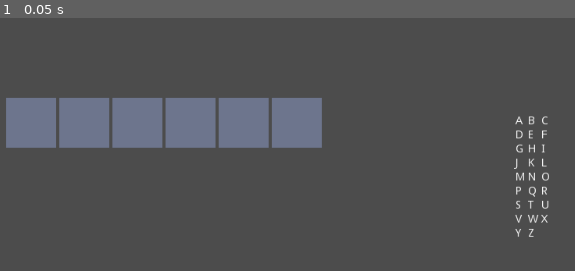
Above: before the commit, frame 1.
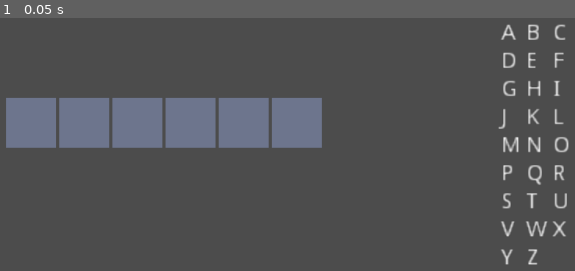
Above: after the commit, the same moment.

Repository: sugarvoid/spelling-spree
Game: Godot game, scene res://game/game.tscn
Two runs of this game, one before a commit and one after it. Both use one fixed random seed, a clock stepped at 60 frames per second and the inputs below. The project has no main scene, so this scene is started directly.
Inputs:
- Up to frame 1 (0.05 s): no input

The runs differ from the first frame. In frame 1, 2.3% of the frame differs, in the area x 86-99%, y 2-98%.

Commit message:
Allow game to notice when word is completed

Diff:
--- a/game/game.gd
+++ b/game/game.gd
@@ -27,12 +27,12 @@
 func _connect_signals() -> void:
 	input_checker.connect("letter_pressed", self, "_on_letter_pressed")
 	word_display.connect("after_checking", self.letter_bank, "update_letters")
+	word_display.connect("on_completion", self, "_end_round")
 
 
 
 func _on_letter_pressed(letter: String) -> void:
 	# Check if word display has letter
-	print(letter)
 	self.word_display.check_for_letter(letter)
 	####self.letter_bank.update_letters(letter, true)
 
@@ -51,3 +51,7 @@
 
 func _update_letter_bank() -> void:
 	pass
+
+func _end_round() -> void:
+	pass
+	print("start next round")
--- a/game/game.tscn
+++ b/game/game.tscn
@@ -24,7 +24,8 @@
 script = ExtResource( 4 )
 
 [node name="LetterBank" parent="." instance=ExtResource( 5 )]
-margin_left = 921.0
-margin_top = 383.0
-margin_right = 985.0
-margin_bottom = 589.0
+margin_left = 903.0
+margin_top = 264.0
+margin_right = 967.0
+margin_bottom = 470.0
+rect_scale = Vector2( 2, 2 )
--- a/game/input_checker.gd
+++ b/game/input_checker.gd
@@ -16,5 +16,4 @@
 		var key_typed = OS.get_scancode_string(event.scancode).to_lower()
 		if LETTERS.has(key_typed):
 			self.emit_signal("letter_pressed", key_typed)
-			print(str("Letter[", key_typed, "] was pressed."))
-		# print(key_typed.to_lower())
+			#print(str("Letter[", key_typed, "] was pressed."))
--- a/game/letter_bank/letter_bank.gd
+++ b/game/letter_bank/letter_bank.gd
@@ -3,6 +3,7 @@
 
 const CORRECT_COLOR: Color = Color.green
 const WRONG_COLOR: Color = Color.red
+const USED_COLOR: Color = Color.black
 
 
 func _ready() -> void:
@@ -14,11 +15,12 @@
 	lbl_letter.set("custom_colors/font_color", color)
 
 func update_letters(letter: String, correct: bool) -> void:
-	print(str(letter), " was entered and is: ", (correct))
-	if correct:
-		_highlight_letter(letter, CORRECT_COLOR)
-	else:
-		_highlight_letter(letter, WRONG_COLOR)
+	###### print(str(letter), " was entered and is: ", (correct))
+	_highlight_letter(letter, USED_COLOR)
+#	if correct:
+#		_highlight_letter(letter, CORRECT_COLOR)
+#	else:
+#		_highlight_letter(letter, WRONG_COLOR)
 
 func reset() -> void:
 	for c in self.get_children():
--- a/game/letter_block.gd
+++ b/game/letter_block.gd
@@ -25,10 +25,8 @@
 	self.texture = text
 
 func show_label(correct: bool) -> void:
-	print("showing label")
 	if correct:
 		self.emit_signal("request_green", self)
-		print("turning green")
 	else:
 		self.emit_signal("request_red", self)
 	$Label.visible = true
--- a/game/word/word.gd
+++ b/game/word/word.gd
@@ -14,6 +14,7 @@
 
 
 var word: Array = []
+var letters_left: int
 
 
 func _ready() -> void:
@@ -33,6 +34,7 @@
 func set_up_display(word: Array) -> void:
 	_clear_old_word()
 	self.word = word
+	self.letters_left = word.size()
 	for l in word.size():
 		var new_letter = p_LetterBlock.instance()
 		new_letter.connect("request_green", self, "_turn_letter_green")
@@ -43,16 +45,22 @@
 func check_for_letter(letter: String) -> void:
 	for i in range(0, self.word.size()):
 		if self.word[i] == letter:
-			# Word Display reveal letter
-			print("match")
+			letters_left -= 1
 			self.emit_signal("after_checking", letter, true)
 			self._reveal_letter(i, true)
-			pass
 		else:
 			self.emit_signal("after_checking", letter, false)
 
+	_check_completion()
+
 func _clear_old_word() -> void:
 	self.word = []
+
+
+func _check_completion() -> void:
+	if self.letters_left == 0:
+		self.emit_signal("on_completion")
+		print("word completed")
 
 func _reveal_letter(child: int, correct: bool) -> void:
 	var block: LetterBlock = self.get_child(child)
